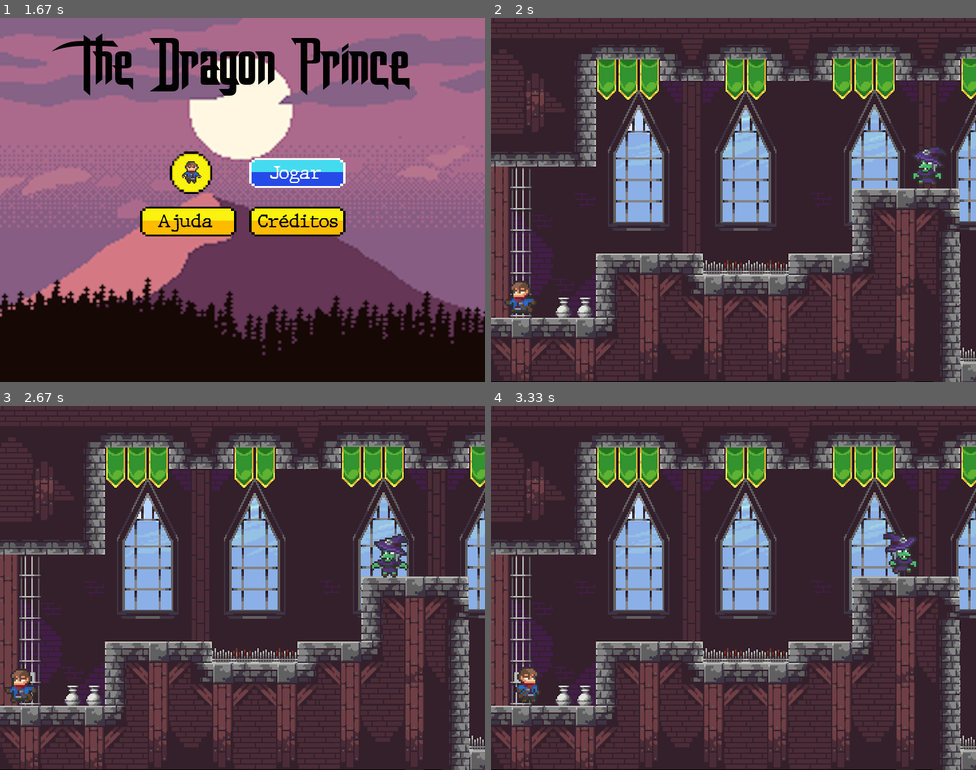
Above: before the commit, frames 1-4 (two rows, left to right).
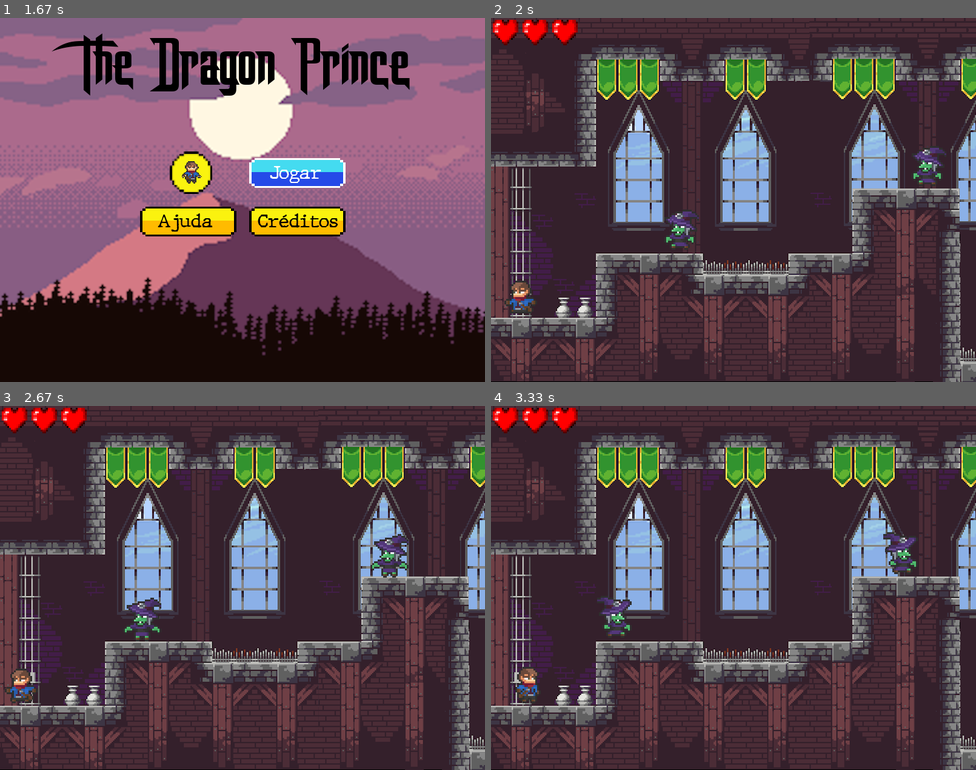
Above: after the commit, the same moments.

Repository: samarasrs/Projeto_ces22
Game: pygame game, started from Dragon_Prince_Level1.py
Two runs of this game, one before a commit and one after it. Both use one fixed random seed, a clock stepped at 60 frames per second and the inputs below.
Inputs:
- Up to frame 1 (1.67 s): hold Right 0.33-0.8 s; tap Enter at 1.33 s
- Up to frame 2 (2 s): hold Left from 1.67 s (still down)
- Up to frame 3 (2.67 s): release Left at 2.2 s; hold Left 2.23-2.63 s
- Up to frame 4 (3.33 s): hold Up 2.67-3.03 s; hold Right from 3.07 s (still down)

Frame 1 is identical in both runs. In frame 2, 1.2% of the frame differs, in the area x 0-43%, y 0-64%; in frame 3, 1.3%, in the area x 0-34%, y 0-65%; in frame 4, 1.2%.

Commit message:
Adicionando bruxa e coraçoes

Diff:
--- a/data/components/callum2.py
+++ b/data/components/callum2.py
@@ -18,6 +18,8 @@
         self.setup_force()
         self.load_images()
 
+        self.number_of_lifes = 3
+
         self.image = self.standing_frames[0]
         self.rect = self.image.get_rect()
         self.mask = pg.mask.from_surface(self.image)
--- a/data/states/level1.py
+++ b/data/states/level1.py
@@ -1,4 +1,5 @@
 import pygame as pg
+import os
 from .. import setup, tools
 from .. import constants as c
 from ..components import obstaculo, callum2, witch
@@ -31,6 +32,8 @@
     def setup_witch(self):
         self.witch1 = witch.Witch()
         self.witch1.rect.midbottom = (742, 283)
+        self.witch2 = witch.Witch()
+        self.witch2.rect.midbottom = (334, 388)
 
 
 
@@ -165,6 +168,14 @@
 
         self.adjust_witch1_position()
 
+    def check_witch2_limits(self):
+        if self.witch2.rect.left <= 150:
+            self.witch2.vel.x = self.witch2.vel.x * (-1)
+        if self.witch2.rect.right >= 380:
+            self.witch2.vel.x = self.witch2.vel.x * (-1)
+
+        self.adjust_witch2_position()
+
     def check_callum_x_collisions(self):
         collider = pg.sprite.spritecollideany(self.callum, self.group_ground)
         teto = pg.sprite.spritecollideany(self.callum, self.group_teto)
@@ -193,22 +204,49 @@
             if agua.rect.bottom > self.callum.rect.bottom:
                 self.callum.vel.y = 0
                 self.callum.rect.bottom = agua.rect.top
-                self.callum.star_death(self.game_info)
+                #self.callum.star_death(self.game_info)
+                self.callum.number_of_lifes -= 1
         elif espinho:
             if espinho.rect.bottom > self.callum.rect.bottom:
                 self.callum.vel.y = 0
                 self.callum.rect.bottom = espinho.rect.top
-                self.callum.star_death(self.game_info)
+                #self.callum.star_death(self.game_info)
+                self.callum_damage_sound()
+                self.callum.number_of_lifes -= 1
         if ground == None and plataforma == None:
             if self.callum.state != c.JUMP and self.callum.state != c.DEAD :
                 self.callum.state = c.FALL
 
     def check_callum_dead(self):
+
+        if self.callum.number_of_lifes == 0:
+            self.game_info[c.CALLUM_DEAD] = True
         if self.callum.rect.y > c.TELA_ALTURA:
             self.game_info[c.CALLUM_DEAD] = True
             self.callum.state = c.DEAD
         if self.game_info[c.CALLUM_DEAD]:
+            self.callum.star_death(self.game_info)
             self.end_game()
+
+    def check_witch_damage(self):
+        hits = pg.sprite.spritecollide(self.callum, self.witch_group, False)
+
+        for hit in hits:
+            if hit:
+                self.callum.number_of_lifes -= 1
+                if self.callum.vel.x >= 0:
+                    self.callum.rect.right -= 25
+                    self.callum.vel.x = - 5
+                    hit.kill()
+                else:
+                    self.callum.rect.left += 25
+                    self.callum.vel.x = + 5
+                self.callum_damage_sound()
+        print(self.callum.vel.x)
+
+    def callum_damage_sound(self):
+        self.pain = pg.mixer.Sound(os.path.join('resources', 'music', 'pain.wav'))
+        self.pain.play()
 
 
 
@@ -217,12 +255,19 @@
 
     def adjust_sprites_positions(self):
         self.adjust_callum_position()
+        self.check_witch_damage()
         self.check_witch1_limits()
+        self.check_witch2_limits()
 
     def adjust_witch1_position(self):
         self.last_x_position = self.witch1.rect.right
         self.witch1.rect.x += round(self.witch1.vel.x)
         self.witch1.rect.y += round(self.witch1.vel.y)
+
+    def adjust_witch2_position(self):
+        self.last_x_position = self.witch2.rect.right
+        self.witch2.rect.x += round(self.witch2.vel.x)
+        self.witch2.rect.y += round(self.witch2.vel.y)
 
 
     def adjust_callum_position(self):
@@ -265,13 +310,57 @@
 
     def setup_spritegroups(self):
         self.callum_and_enemy_group = pg.sprite.Group(self.callum)
+        self.witch_group = pg.sprite.Group()
+        self.witch_group.add(self.witch1)
+        self.witch_group.add(self.witch2)
+
         self.callum_and_enemy_group.add(self.witch1)
+        self.callum_and_enemy_group.add(self.witch2)
 
 # BLIT
     def blit_tela(self, surface):
         self.level.blit(self.background, self.camera, self.camera)
         self.callum_and_enemy_group.draw(self.level)
         surface.blit(self.level, (0, 0), self.camera)
+        self.show_heart()
+
+    def get_heart_image(self, x, y, width, height):
+        self.spritesheet_heart = setup.GFX['heart']
+        image = pg.Surface((width, height))
+        rect = image.get_rect()
+
+        image.blit(self.spritesheet_heart, (0, 0), (x, y, width, height))
+        image = pg.transform.scale(image,
+                                   (int(rect.width * c.SIZE_MULTIPLIER),
+                                    int(rect.height * c.SIZE_MULTIPLIER)))
+        return image
+
+    def show_heart(self):
+
+
+        self.heart_image = self.get_heart_image(0, 0, 16, 16)
+        self.heart_image.set_colorkey(c.BLACK)
+        self.heart_rect = self.heart_image.get_rect()
+        self.heart_rect.x = 0
+        self.heart_rect.y = 0
+        setup.TELA.blit(self.heart_image, self.heart_rect)
+
+        if self.callum.number_of_lifes > 1:
+            print("heart")
+            self.heart_image2 = self.get_heart_image(0, 0, 16, 16)
+            self.heart_image2.set_colorkey(c.BLACK)
+            self.heart_rect2 = self.heart_image2.get_rect()
+            self.heart_rect2.x = 49
+            self.heart_rect2.y = 0
+            setup.TELA.blit(self.heart_image2, self.heart_rect2)
+        if self.callum.number_of_lifes > 2:
+            self.heart_image3 = self.get_heart_image(0, 0, 16, 16)
+            self.heart_image3.set_colorkey(c.BLACK)
+            self.heart_rect3 = self.heart_image3.get_rect()
+            self.heart_rect3.x = 98
+            self.heart_rect3.y = 0
+            setup.TELA.blit(self.heart_image3, self.heart_rect3)
+
 
 # UPDATES
     def update(self, surface, keys, current_time):
@@ -303,6 +392,7 @@
     def update_all_sprites(self, keys):
         self.callum.update(keys, self.game_info)
         self.witch1.update(self.game_info)
+        self.witch2.update(self.game_info)
         self.adjust_sprites_positions()
         self.check_callum_dead()
         self.update_camera()
Binary file added: resources/graphics/heart.png
Not shown, added: resources/music/pain.wav
